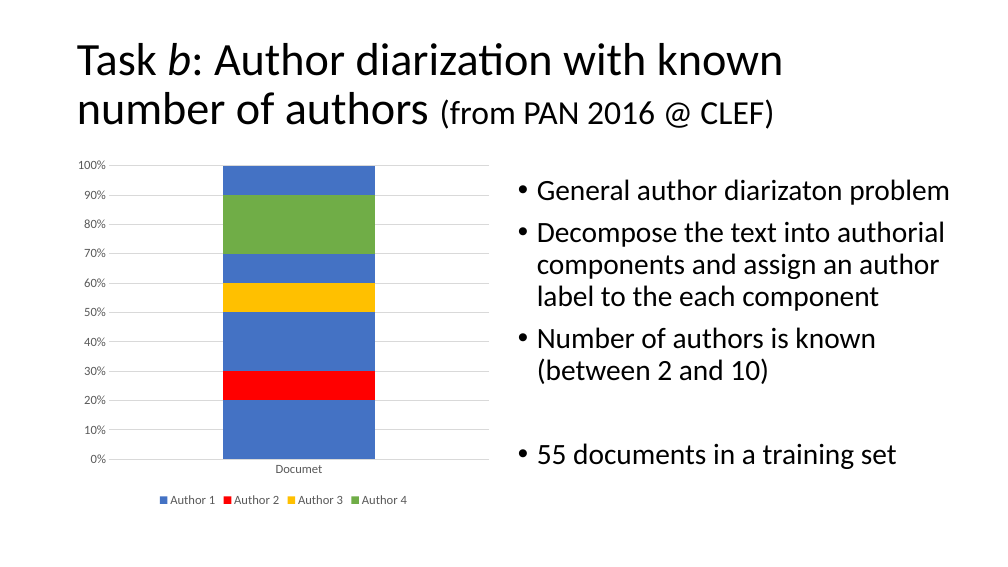
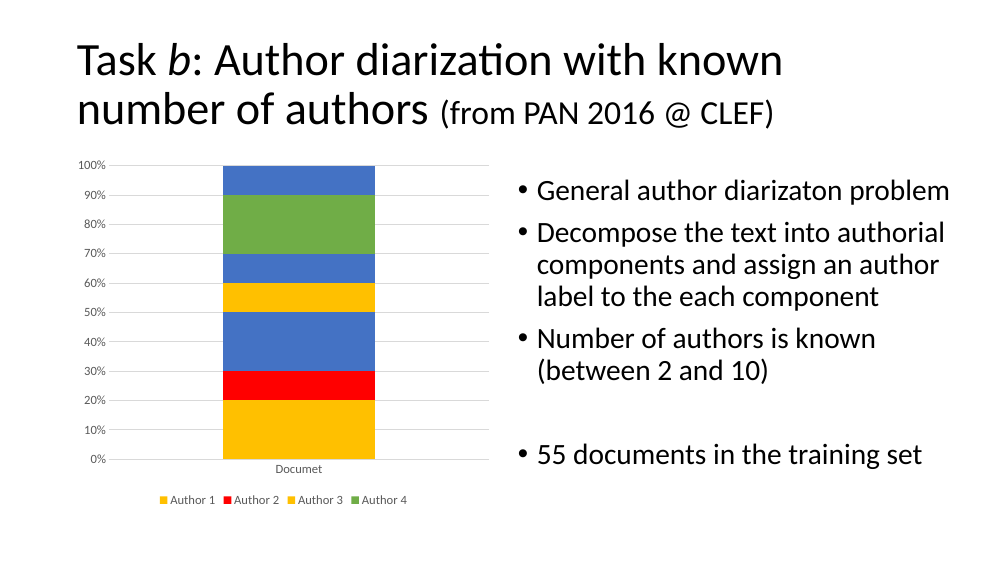
Before and after one commit to Coolcumber/inpladesys, a slide deck: slide 4 of documentation/presentation/Token-level author diarization using clustering of stylistic.pptx. Drawn at 1008x567 pixels with LibreOffice and Linux fonts; fonts in the diff are those of the drawing. Boxes give left, top, right and bottom in pixels: in the first picture for what was removed or moved away, otherwise in the second. Text is boxed around its words. In the diff, an @@ line names an element or a change of style, - is before the commit and + after.

```diff
--- a/documentation/presentation/Token-level author diarization using clustering of stylistic.pptx
+++ b/documentation/presentation/Token-level author diarization using clustering of stylistic.pptx
@@ column stacked 100% chart at <box>70,151,498,511</box> @@
@@ colour of Author 1 #4472C4 to #FFC000 @@
@@ text at <box>537,443,923,469</box>: text changed @@
-• 55 documents in a training set
+• 55 documents in the training set
```
Also in this commit, not shown: 5 other slides changed, 1 slide added, 4 other files.
